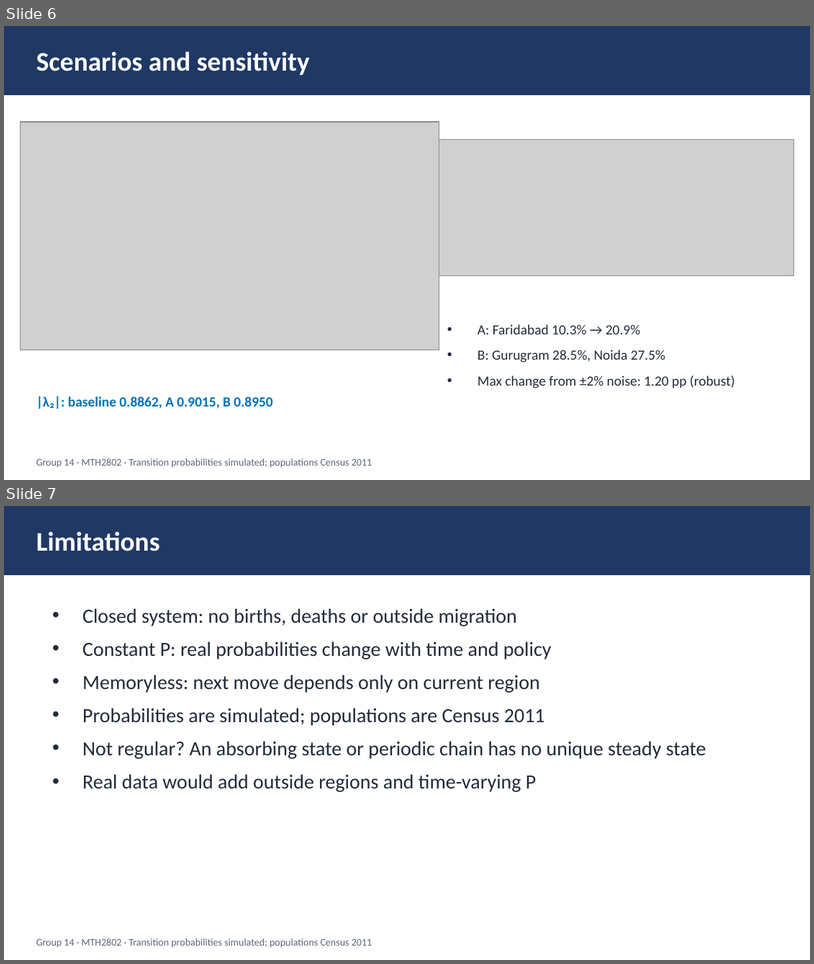
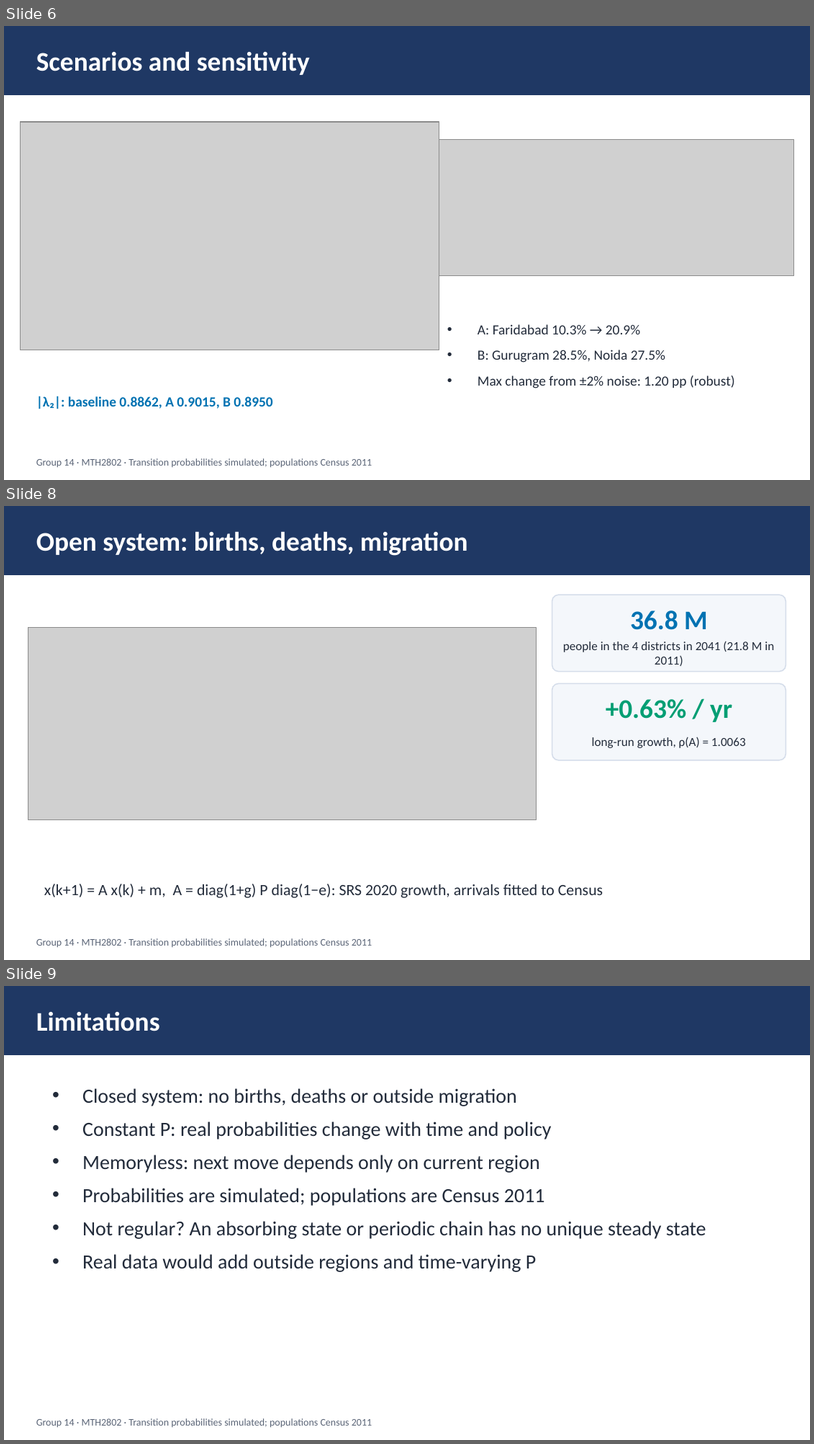
Before and after one commit to CRYPT-hack/population-prediction-, a slide deck: submission/Group14_Slides.pptx. Shown one above the other, each under a label of ours: slides 6 and 7 before the commit, slides 6, 8 and 9 after it; the slides between them are not shown. The pictures are 814x964 and 814x1444 pixels, drawn with LibreOffice and Linux fonts; fonts in the diff are those of the drawing; grey boxes stand for pictures. Boxes give left, top, right and bottom in pixels: in the first picture for what was removed or moved away, otherwise in the second. Text is boxed around its words. In the diff, an @@ line names an element or a change of style, - is before the commit and + after.

```diff
--- a/submission/Group14_Slides.pptx
+++ b/submission/Group14_Slides.pptx
@@ slide 8 added at bbox=[4, 506, 810, 960], background #FFFFFF @@
@@ rectangle added at bbox=[4, 506, 810, 574], fill #1F3864, outline #1F3864 1 pt @@
@@ text added at bbox=[36, 531, 468, 556], 24 pt, text #FFFFFF, bold @@
+Open system: births, deaths, migration
@@ rounded rectangle added at bbox=[553, 595, 786, 672], fill #F4F7FB, outline #D5DDEA 1 pt @@
@@ text added at bbox=[630, 610, 708, 630], 24 pt, text #0072B2, bold @@
+36.8 M
@@ picture added at bbox=[28, 628, 536, 820] @@
@@ text added at bbox=[563, 641, 774, 666], 11 pt, text #222B3A @@
+people in the 4 districts in 2041 (21.8 M in 2011)
@@ rounded rectangle added at bbox=[553, 683, 786, 760], fill #F4F7FB, outline #D5DDEA 1 pt @@
@@ text added at bbox=[606, 699, 733, 722], 24 pt, text #009E73, bold @@
++0.63% / yr
@@ text added at bbox=[592, 736, 746, 748], 11 pt, text #222B3A @@
+long-run growth, ρ(A) = 1.0063
@@ text added at bbox=[44, 883, 603, 898], 14 pt, text #222B3A @@
+x(k+1) = A x(k) + m, A = diag(1+g) P diag(1−e): SRS 2020 growth, arrivals fitted to Census
@@ text added at bbox=[36, 938, 372, 947], 9 pt, text #5B6577 @@
+Group 14 · MTH2802 · Transition probabilities simulated; populations Census 2011
@@ what was slide 7 is now slide 9 @@
```
Also in this commit, not shown: 1 other slide added.
